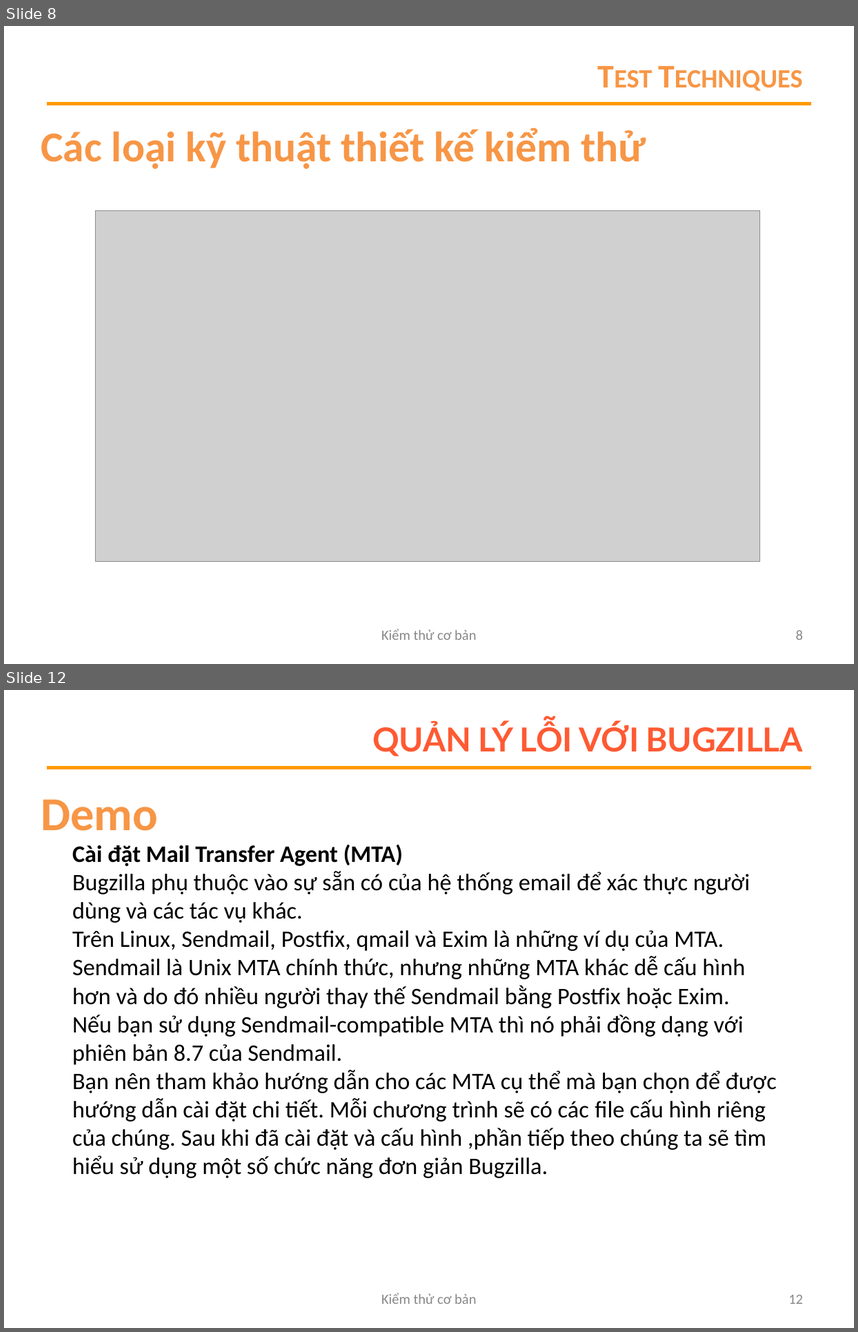
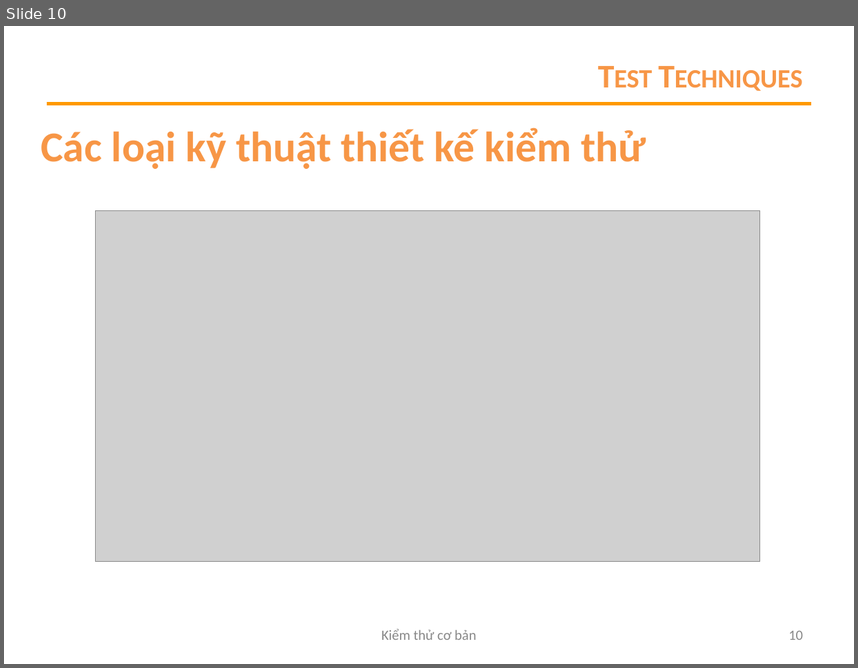
Before and after one commit to ngocvghy2000/AssignmentSOF303, a slide deck: Thuyết trình ngày 24-4-2020/thuyết_trình_nhóm_6.pptx. Shown one above the other, each under a label of ours: slides 8 and 12 before the commit, slide 10 after it; the slides between them are not shown. The pictures are 858x1332 and 858x668 pixels, drawn with LibreOffice and Linux fonts; fonts in the diff are those of the drawing; grey boxes stand for pictures; background and template pictures are left out. Boxes give left, top, right and bottom in pixels: in the first picture for what was removed or moved away, otherwise in the second. Text is boxed around its words. In the diff, an @@ line names an element or a change of style, - is before the commit and + after.

```diff
--- a/Thuyết trình ngày 24-4-2020/thuyết_trình_nhóm_6.pptx
+++ b/Thuyết trình ngày 24-4-2020/thuyết_trình_nhóm_6.pptx
@@ slide 12 removed at <box>4,690,854,1328</box>, background #FFFFFF; not listed: 1 template element that a slide beside it also shows @@
@@ title removed at <box>372,722,803,756</box> @@
-QUẢN LÝ LỖI VỚI BUGZILLA
@@ text removed at <box>41,799,158,831</box> @@
-Demo
@@ text removed at <box>72,844,777,1178</box> @@
-Cài đặt Mail Transfer Agent (MTA)
-Bugzilla phụ thuộc vào sự sẵn có của hệ thống email để xác thực người dùng và các tác vụ khác.
-Trên Linux, Sendmail, Postﬁx, qmail và Exim là những ví dụ của MTA. Sendmail là Unix MTA chính thức, nhưng những MTA khác dễ cấu hình hơn và do đó nhiều người thay thế Sendmail bằng Postfix hoặc Exim.
-Nếu bạn sử dụng Sendmail-compatible MTA thì nó phải đồng dạng với phiên bản 8.7 của Sendmail.
-Bạn nên tham khảo hướng dẫn cho các MTA cụ thể mà bạn chọn để được hướng dẫn cài đặt chi tiết. Mỗi chương trình sẽ có các file cấu hình riêng của chúng. Sau khi đã cài đặt và cấu hình ,phần tiếp theo chúng ta sẽ tìm hiểu sử dụng một số chức năng đơn giản Bugzilla.
@@ text removed at <box>381,1292,476,1303</box> @@
-Kiểm thử cơ bản
@@ page number removed at <box>789,1294,803,1303</box> @@
-12
@@ what was slide 8 is now slide 10 @@
@@ page number at <box>789,630,803,639</box>: text changed @@
-8
+10
```
Also in this commit, not shown: 1 slide changed, 2 slides added, 4 other slides removed.
